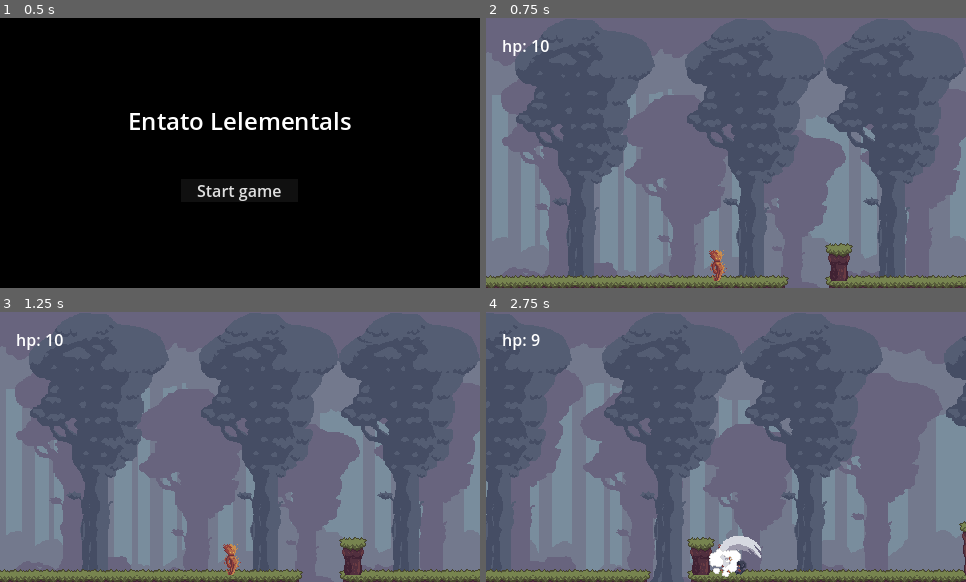
Above: before the commit, frames 1-4 (two rows, left to right).
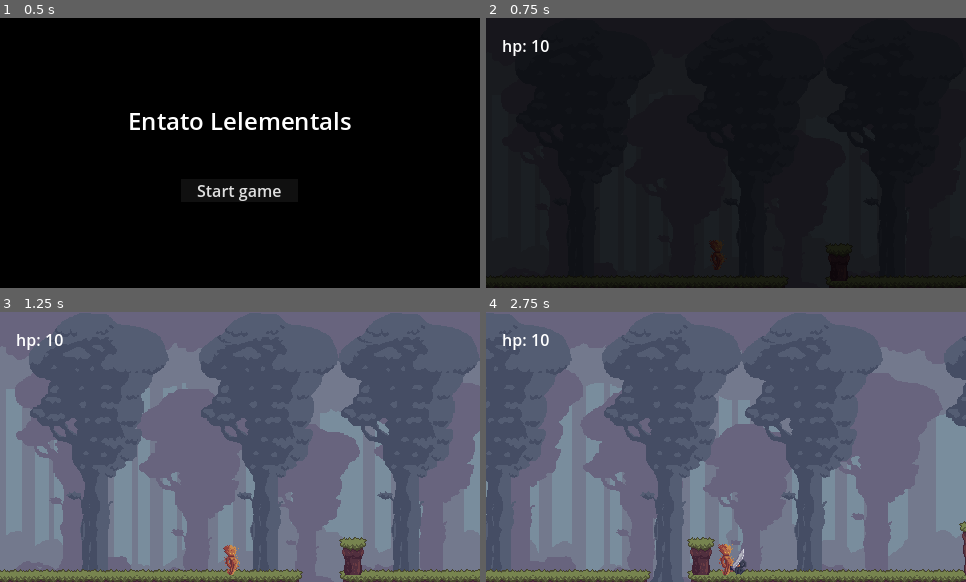
Above: after the commit, the same moments.

Repository: Enweave/pj16
Game: Godot game, scene res://Levels/System/main_menu_level.tscn
The game is run twice, just before and just after one commit, with the same random seed, the same clock (stepped at 60 frames per second) and the same inputs.
Inputs (mouse positions are in pixels of both pictures, inside the frame that each line leads up to):
- Up to frame 1 (0.5 s): no input
- Up to frame 2 (0.75 s): click "Start game" at 0.5 s
- Up to frame 3 (1.25 s): no input
- Up to frame 4 (2.75 s): tap Enter at 1.25 s; move the mouse to (831, 433) at 1.27 s; hold D (input_MoveRight) 1.28-2 s; tap J (input_Fire) at 1.35 s; click (831, 433) at 1.42 s; tap Space (input_Jump) at 1.52 s; drag from (630, 460) to (730, 519) at 2.02 s

Frame 1 is identical in both runs. In frame 2, 100% of the frame differs, in the area x 0-100%, y 0-100%; in frame 3, less than 0.1%; in frame 4, 1.0%.

Commit message:
fade-in fade-out

Diff:
--- a/Common/flow_controller_autoload.gd
+++ b/Common/flow_controller_autoload.gd
@@ -1,4 +1,6 @@
 extends Node
+
+const FADE_DURATION: float = 0.15
 
 var current_level: LevelBase
 var input_controller: InputController
@@ -79,7 +81,6 @@
 	if current_level != null:
 		# reinstantiate current level
 		var level_path: String = current_level.scene_file_path
-		await current_level.call_deferred("queue_free")
 		_load_level(level_path)
 
 
@@ -102,7 +103,13 @@
 
 
 
+
 func _load_level(level_path: String):
+	var tween: Tween = get_tree().create_tween()
+	tween.set_pause_mode(Tween.TWEEN_PAUSE_PROCESS)
+	tween.tween_property(viewport_container, 'modulate:a', 0, FADE_DURATION)
+	get_tree().paused = true
+	await tween.finished
 	if ingame_ui != null:
 		ingame_ui.toggle_visibility(false)
 	pause_game(false)
@@ -116,6 +123,11 @@
 		await(current_level.call_deferred("queue_free"))
 	var level: Node = load(level_path).instantiate()
 	await viewport.call_deferred('add_child', level)
+
+	# fade-in fade-out effect using tween and opacity on viewport container
+	get_tree().paused = false
+	tween = get_tree().create_tween()
+	tween.tween_property(viewport_container, 'modulate:a', 1, FADE_DURATION)
 
 
 func load_next_level():
